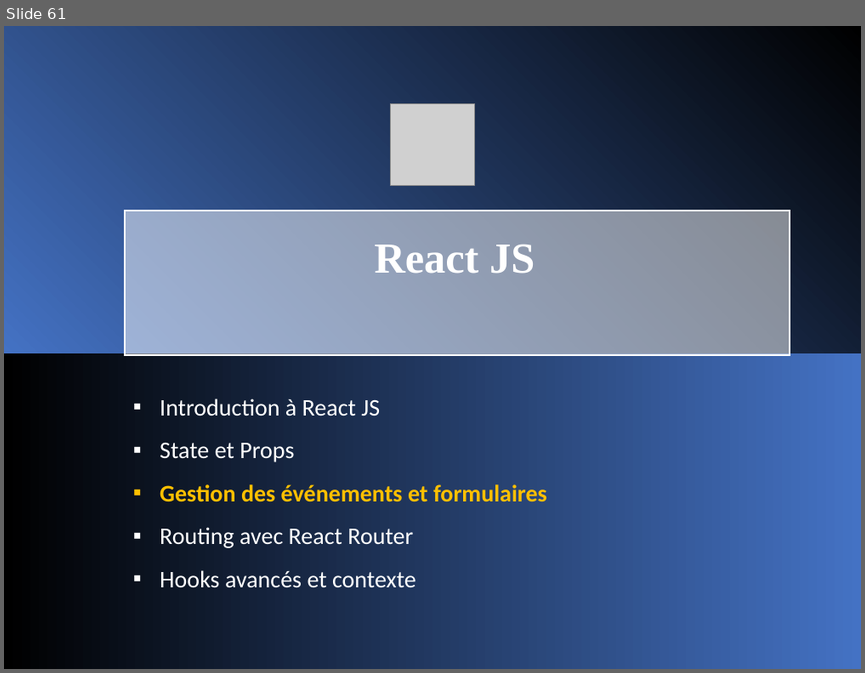
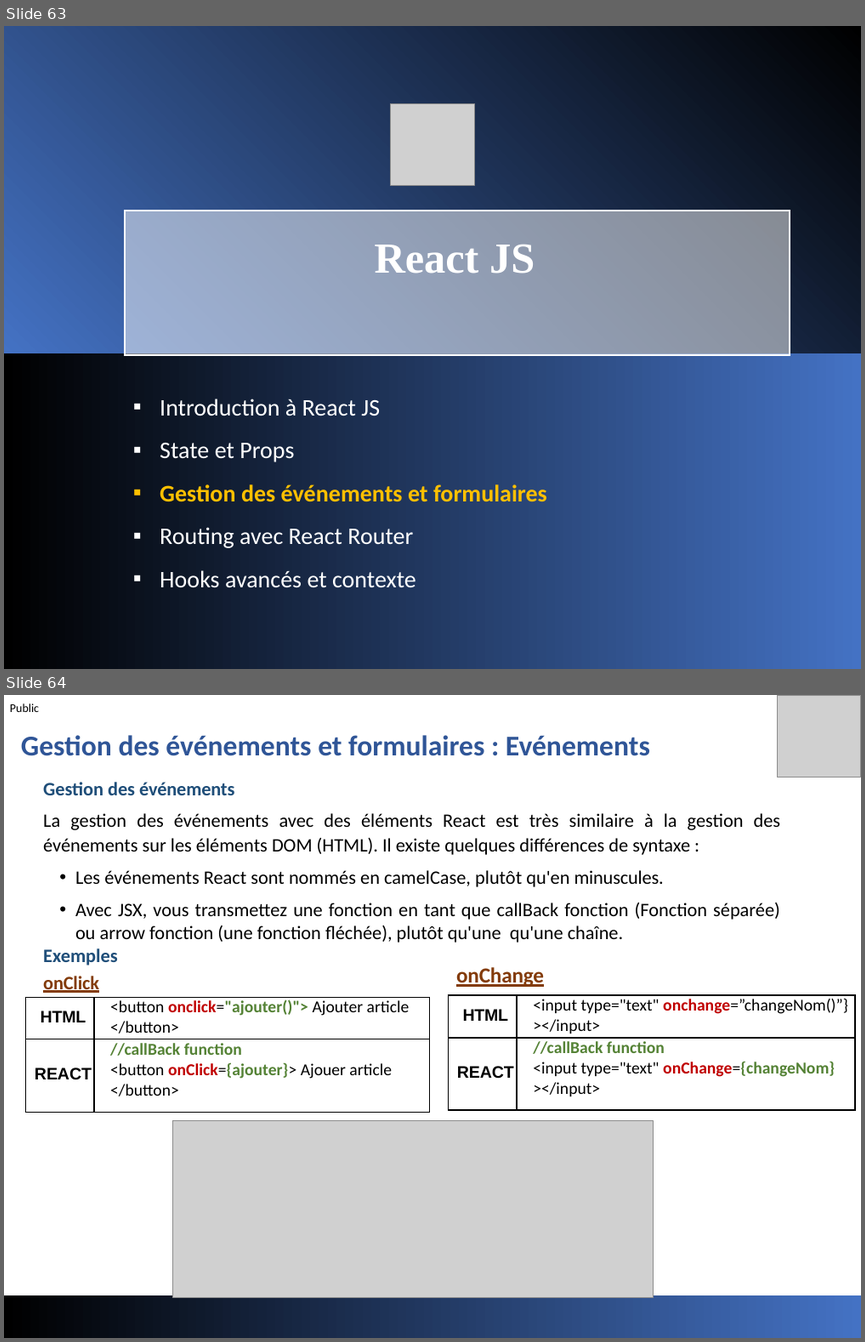
Before and after one commit to jeouit/REACT, a slide deck: Formation Front-V1-4.pptx. Shown one above the other, each under a label of ours: slide 61 before the commit, slides 63 and 64 after it. The pictures are 865x673 and 865x1342 pixels, drawn with LibreOffice and Linux fonts; fonts in the diff are those of the drawing; grey boxes stand for pictures. Boxes give left, top, right and bottom in pixels: in the first picture for what was removed or moved away, otherwise in the second. Text is boxed around its words. In the diff, an @@ line names an element or a change of style, - is before the commit and + after.

```diff
--- a/Formation Front-V1-4.pptx
+++ b/Formation Front-V1-4.pptx
@@ slide 64 added at [4, 695, 861, 1338], background #FFFFFF @@
@@ text added at [10, 703, 39, 712], 10 pt, text #000000 @@
+Public
@@ picture added at [777, 695, 861, 777] @@
@@ text added at [21, 735, 650, 756], 24 pt, text #2F5597, bold @@
+Gestion des événements et formulaires : Evénements
@@ text added at [43, 782, 781, 965], 16 pt, text #000000 @@
+Gestion des événements
+La gestion des événements avec des éléments React est très similaire à la gestion des événements sur les éléments DOM (HTML). Il existe quelques différences de syntaxe :
+• Les événements React sont nommés en camelCase, plutôt qu'en minuscules.
+• Avec JSX, vous transmettez une fonction en tant que callBack fonction (Fonction séparée) ou arrow fonction (une fonction fléchée), plutôt qu'une qu'une chaîne.
+Exemples
@@ text added at [456, 967, 544, 987], 18 pt, text #833B0A, bold, underline @@
+onChange
@@ table added at [25, 998, 430, 1112], 2 rows, 2 columns @@
+HTML | <button onclick="ajouter()"> Ajouter article / </button>
+REACT | //callBack function / <button onClick={ajouter}> Ajouer article / </button>
@@ text added at [43, 975, 99, 993], 16 pt, text #833B0A, bold, underline @@
+onClick
@@ table added at [448, 995, 855, 1110], 2 rows, 2 columns @@
+HTML | <input type="text" onchange=”changeNom()”}></input>
+REACT | //callBack function / <input type="text" onChange={changeNom}></input>
@@ picture added at [173, 1120, 653, 1298] @@
@@ rectangle added at [4, 1296, 861, 1338], fill gradient #000000 to #4472C4 @@
@@ what was slide 61 is now slide 63 @@
```
Also in this commit, not shown: 25 other slides added, 1 other file.
